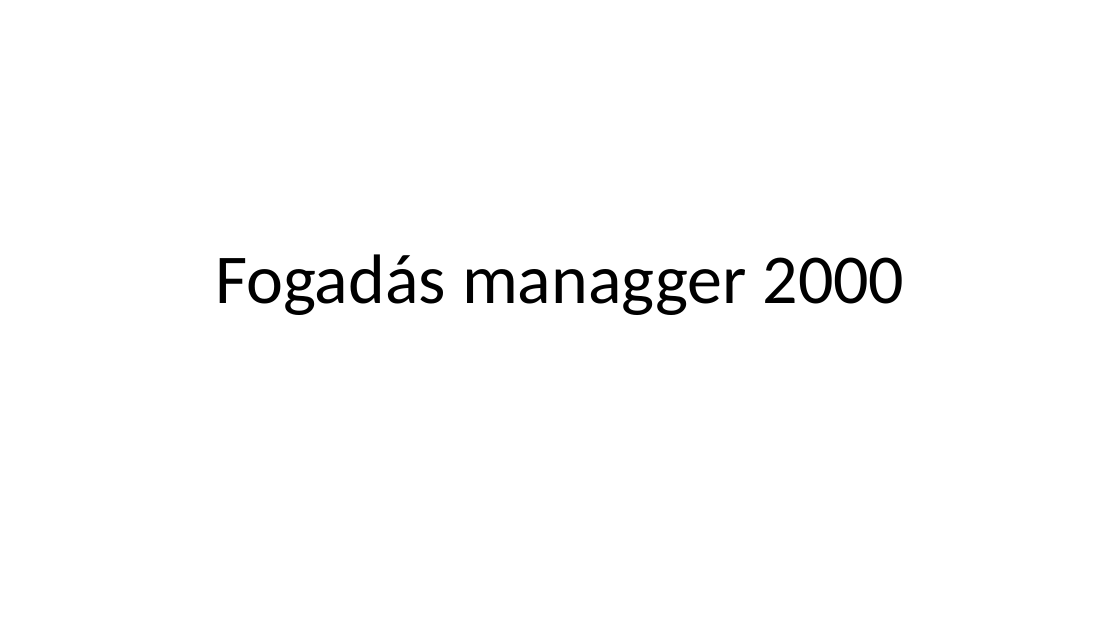
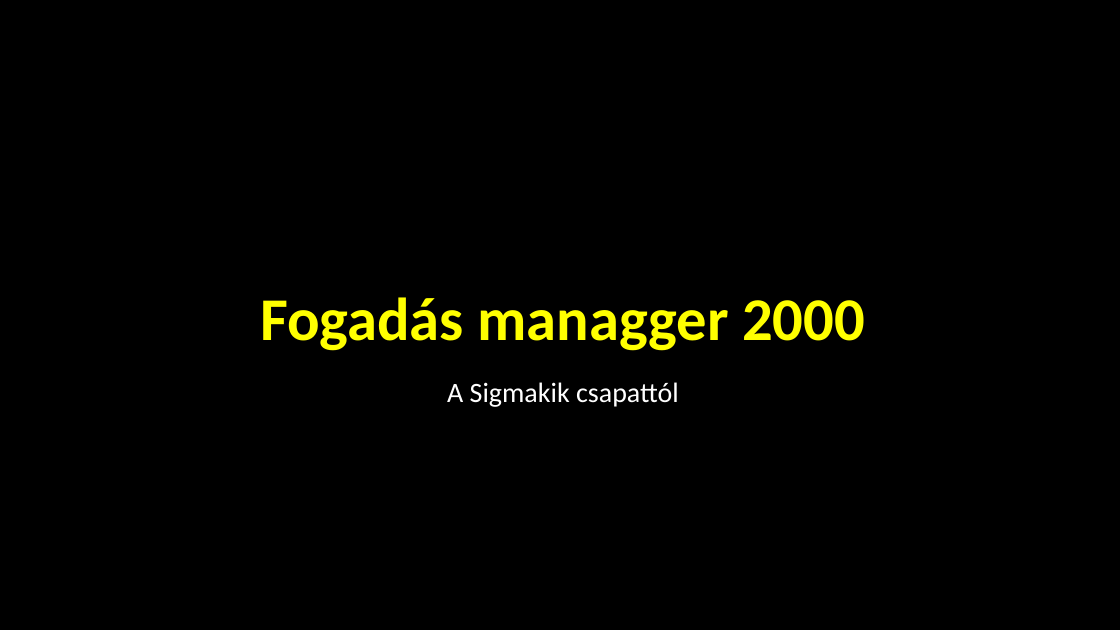
Before and after one commit to PasioteStudio/dusza2024_1, a slide deck: slide 1 of Dusza.pptx. Drawn at 1120x630 pixels with LibreOffice and Linux fonts; fonts in the diff are those of the drawing; background and template pictures are left out. Boxes give left, top, right and bottom in pixels: in the first picture for what was removed or moved away, otherwise in the second. Text is boxed around its words. In the diff, an @@ line names an element or a change of style, - is before the commit and + after.

```diff
--- a/Dusza.pptx
+++ b/Dusza.pptx
@@ background #FFFFFF to picture (left out) @@
@@ title "Fogadás managger 2000": place and size @@
-title "Fogadás managger 2000" at [215, 254, 905, 315]
+title "Fogadás managger 2000" at [260, 297, 865, 351]
@@ title "Fogadás managger 2000" at [260, 297, 865, 351]: size 60 to 52 pt, text colour #000000 to #FFFF00, letter outline none to #000000 2.5 pt, bold on @@
@@ rectangle added at [0, 202, 1120, 493], fill gradient #000000 @@
@@ subtitle added at [447, 382, 679, 407], 24 pt, text #FFFFFF @@
+A Sigmakik csapattól
```
Also in this commit, not shown: 2 other slides changed, 6 slides added, 6 other files.
